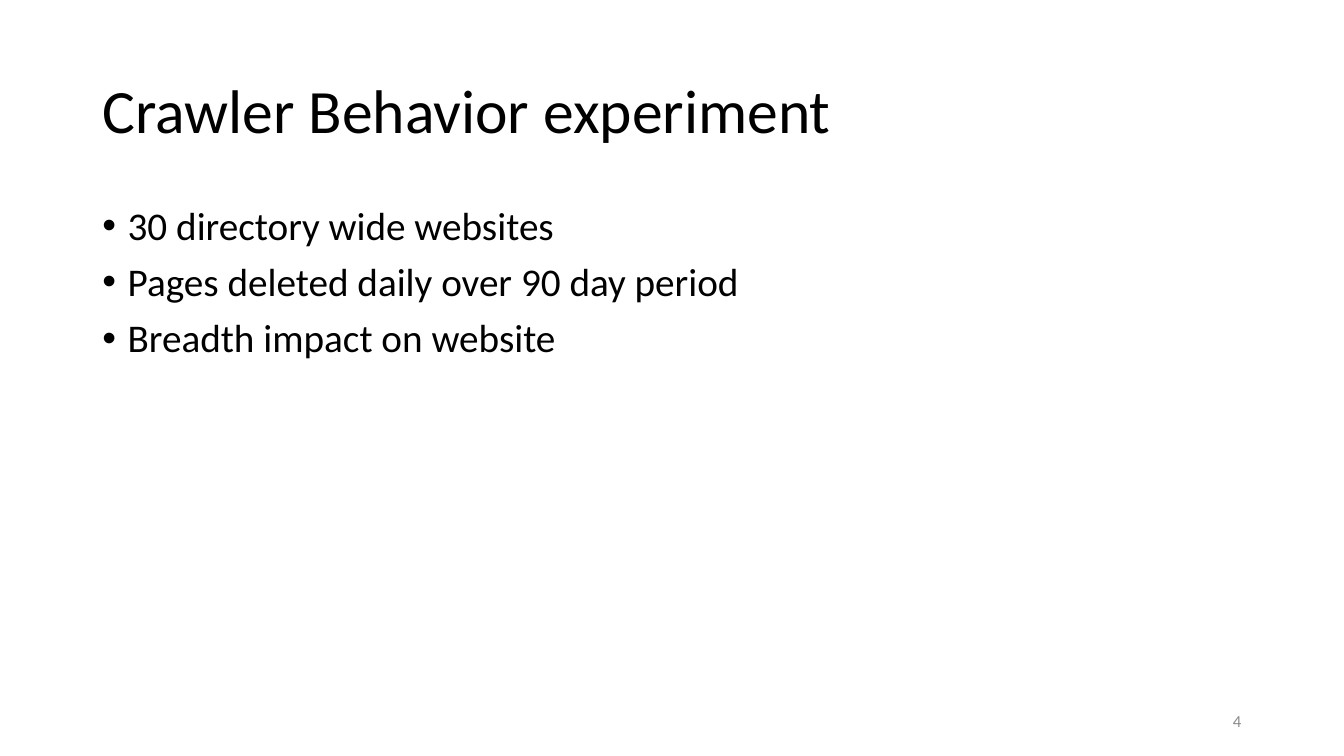
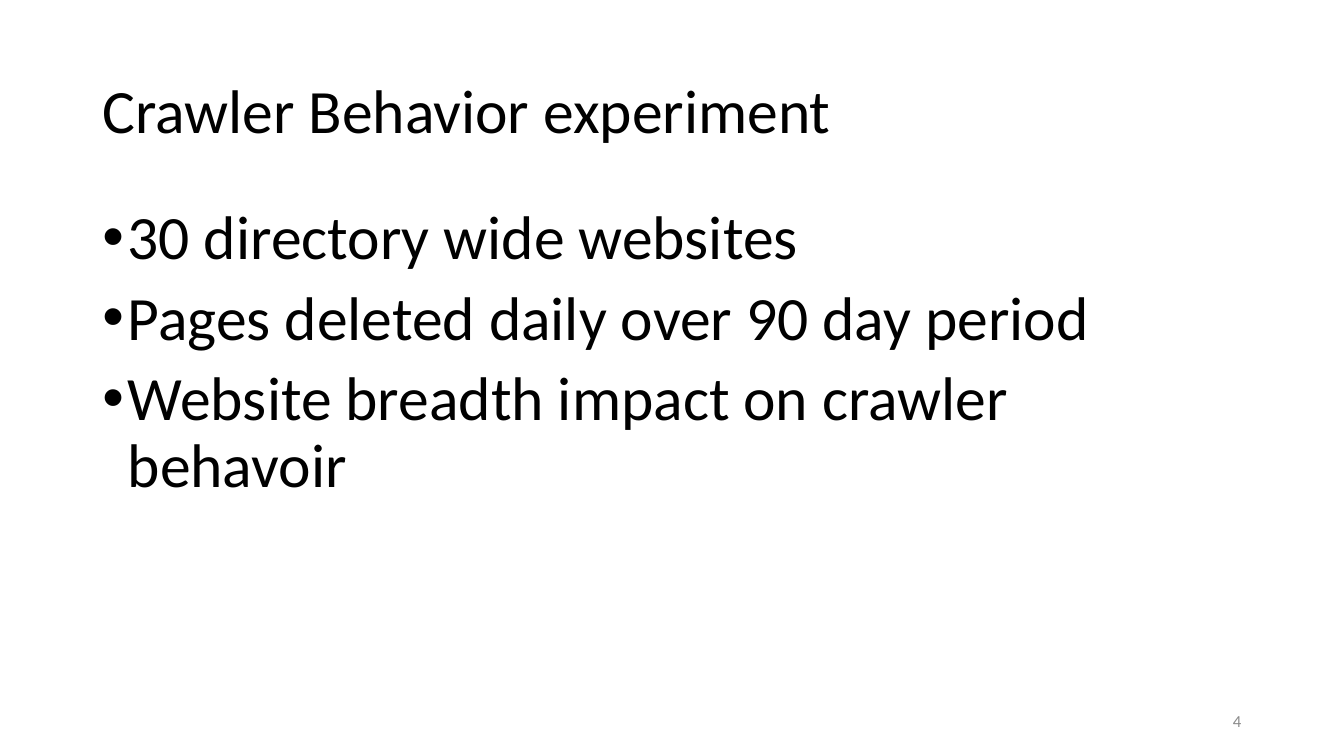
Before and after one commit to Miranda-C-Smith/cs891-f17, a slide deck: slide 4 of INTEGRATING PRESERVATION FUNCTIONS INTO THE WEB SERVER.pptx. Drawn at 1344x756 pixels with LibreOffice and Linux fonts; fonts in the diff are those of the drawing. Boxes give left, top, right and bottom in pixels: in the first picture for what was removed or moved away, otherwise in the second. Text is boxed around its words. In the diff, an @@ line names an element or a change of style, - is before the commit and + after.

```diff
--- a/INTEGRATING PRESERVATION FUNCTIONS INTO THE WEB SERVER.pptx
+++ b/INTEGRATING PRESERVATION FUNCTIONS INTO THE WEB SERVER.pptx
@@ text at (128, 216, 1088, 351): size 28 to 44 pt in "30 directory wide websites", "Pages deleted daily over 90 day period" @@
@@ text at (128, 377, 1008, 488): text changed; size 28 to 44 pt @@
-• Breadth impact on website
+• Website breadth impact on crawler behavoir
```
Also in this commit, not shown: 10 other slides changed, 1 slide added.
